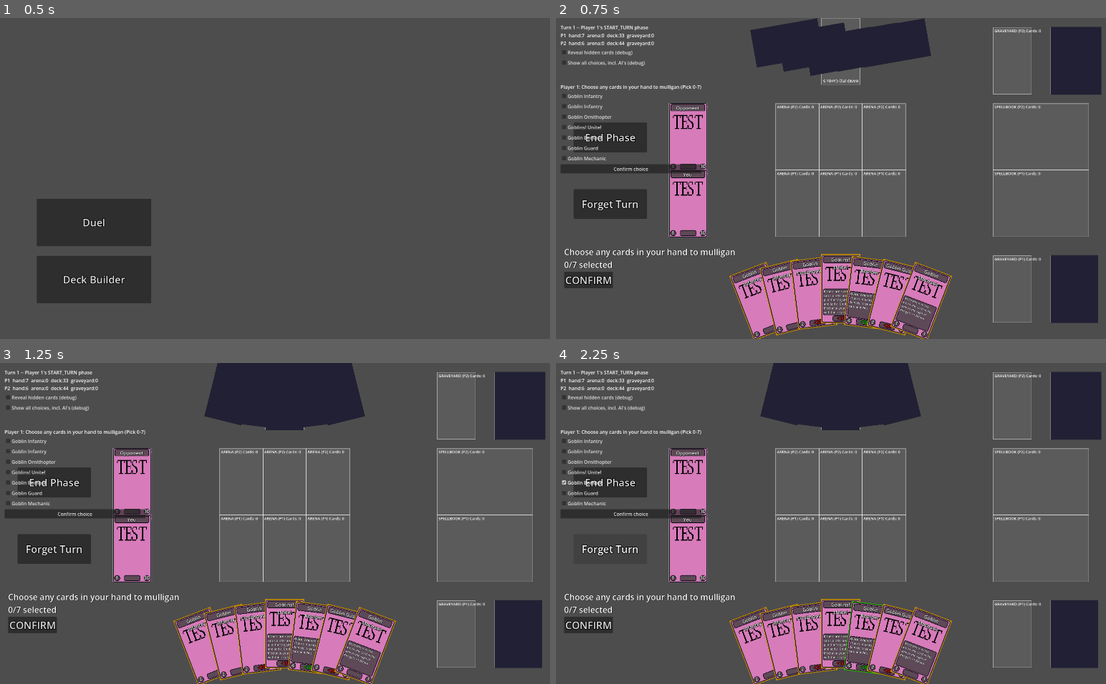
Above: before the commit, frames 1-4 (two rows, left to right).
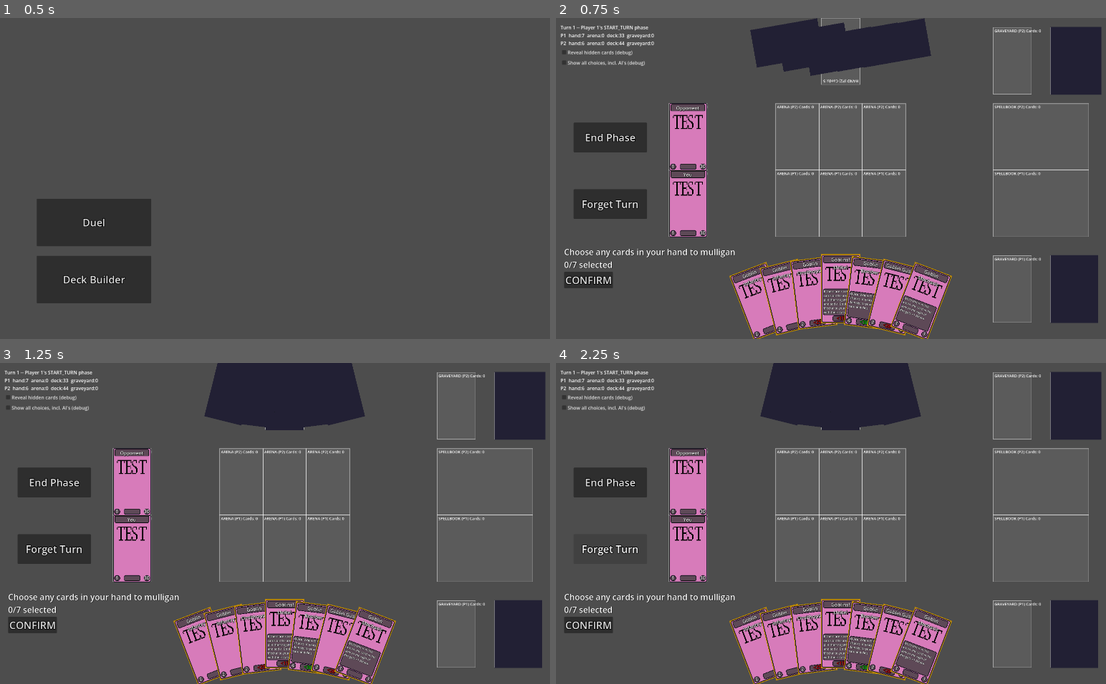
Above: after the commit, the same moments.

Repository: KT0mi/KT0mi_Card_Game_Godot
Game: Godot game, scene res://Scenes/Main.tscn
Same seed, same stepped clock (60 frames per second), same inputs: the game is played once before the commit and once after it.
Inputs:
- Up to frame 1 (0.5 s): no input
- Up to frame 2 (0.75 s): click "Duel" at 0.5 s
- Up to frame 3 (1.25 s): no input
- Up to frame 4 (2.25 s): click "End Phase" at 1.25 s; click "Forget Turn" at 2 s

Frame 1 is identical in both runs. In frame 2, 1.2% of the frame differs, in the area x 0-27%, y 20-49%; in frame 3, 1.2%; in frame 4, 1.3%, in the area x 0-60%, y 20-98%.

Commit message:
Added bandaid fix to requesting player problem;

Diff:
--- a/Scripts/ChoiceSystemScripts/ChoiceManager.gd
+++ b/Scripts/ChoiceSystemScripts/ChoiceManager.gd
@@ -159,3 +159,8 @@
 		_activate_next()
 
 	return true
+
+
+# --- Helpers -----------
+func has_pending_request() -> bool:
+	return _pending != null
--- a/Scripts/SceneScripts/ChoicePresenter.gd
+++ b/Scripts/SceneScripts/ChoicePresenter.gd
@@ -29,6 +29,9 @@
 	_request = request
 	_selected.clear()
 
+	if request.requesting_player != GameState.local_player:
+		return #TODO
+
 	prompt_label.text = request.prompt
 
 	#Branch into specific ChoiceRequest
@@ -46,7 +49,7 @@
 
 	if request != null:
 		if request is CardChoiceRequest:
-			_clear_card_selection()
+			_card_request_cleanup(request)
 
 	_selected.clear()
 	_request = null
@@ -96,9 +99,10 @@
 		if node.selection_pressed.is_connected(_on_card_selection_pressed):
 			node.selection_pressed.disconnect(_on_card_selection_pressed)
 
-	for node in CardViewManager.get_all_card_nodes():
+	for node : Card in CardViewManager.get_all_card_nodes():
 		if node:
 			node.set_interaction_mode(Card.InteractionMode.NORMAL)
+			node._refresh_visuals()
 
 func _set_cards_for_choice(request: CardChoiceRequest) -> void:
 	#Block Normal card interaction by disabling card
--- a/Scripts/SceneScripts/MatchController.gd
+++ b/Scripts/SceneScripts/MatchController.gd
@@ -33,7 +33,7 @@
 # Called when the node enters the scene tree for the first time.
 func _ready() -> void:
 	_build_debug_ui()
-	ChoiceManager.choice_requested.connect(_on_choice_requested)
+	#ChoiceManager.choice_requested.connect(_on_choice_requested)
 	TurnController.phase_changed.connect(func(_phase, _player) -> void: _refresh_ui())
 
 	#Connect UI Elements
@@ -108,10 +108,14 @@
 	vbox.add_child(show_all_choices_checkbox)
 
 func _on_advance_pressed() -> void:
+	if ChoiceManager.has_pending_request():
+		return
 	await TurnController.advance_phase()
 	_refresh_ui()
 
 func _on_forget_pressed() -> void:
+	if ChoiceManager.has_pending_request():
+		return
 	await TurnController.forget_turn()
 	_refresh_ui()
 
@@ -128,79 +132,79 @@
 		GameState.player_two.deck.size(), GameState.player_two.graveyard.size(),
 	]
 
-func _on_choice_requested(req: ChoiceRequest) -> void:
-	if req == null:
-		push_warning("MatchController: _on_choice_requested received a null request -- ignoring")
-		return
-
-	if req.requesting_player != GameState.local_player and \
-	not DebugSettings.show_all_choices_in_debug_ui:
-		return
-
-	if _choice_panel:
-		_choice_panel.queue_free()
-	_choice_checkboxes.clear()
-
-	_choice_panel = VBoxContainer.new()
-	_choice_panel.position = Vector2(20, 220)
-	_canvas.add_child(_choice_panel)
-
-	var label := Label.new()
-	label.text = "Player %s: %s (Pick %d-%d)" % [
-		"1" if req.requesting_player == GameState.player_one else "2",
-		req.prompt,
-		req.min_count,
-		req.max_count]
-	_choice_panel.add_child(label)
-
-	for option in req.options:
-		var cb := CheckBox.new()
-		cb.text = _describe_option(option)
-		cb.toggled.connect(func(pressed: bool): _on_option_toggled(option, pressed))
-		_choice_panel.add_child(cb)
-		_choice_checkboxes[option] = cb
-
-	var confirm := Button.new()
-	confirm.text = "Confirm choice"
-	confirm.pressed.connect(_on_choice_confirmed)
-	_choice_panel.add_child(confirm)
-
-func _on_option_toggled(option, pressed: bool) -> void:
-	if option is CardInstance:
-		var node := CardViewManager.card_node_for(option)
-		if node:
-			node.set_selected(pressed)
-
-func _on_choice_confirmed() -> void:
-	var selected: Array = []
-	for option in _choice_checkboxes:
-		if _choice_checkboxes[option].button_pressed:
-			selected.append(option)
-		if option is CardInstance:
-			var node := CardViewManager.card_node_for(option)
-			if node:
-				node.set_selected(false)
-
-	#Save reference to current choice panel
-	var panel_to_close := _choice_panel
-
-	var submited : bool = ChoiceManager.submit(selected)
-
-	if submited:
-		if panel_to_close:
-			panel_to_close.queue_free()
-
-		#Only clear the shared reference if nothing newer has already
-		#taken its place -- otherwise this would null out the reference
-		#to the new panel that's now legitimately showing.
-		if _choice_panel == panel_to_close:
-			_choice_panel = null
-		_refresh_ui()
-
-func _describe_option(option) -> String:
-	if option is CardInstance:
-		return option.definition.card_name
-	return str(option)
+#func _on_choice_requested(req: ChoiceRequest) -> void:
+	#if req == null:
+		#push_warning("MatchController: _on_choice_requested received a null request -- ignoring")
+		#return
+	#
+	#if req.requesting_player != GameState.local_player and \
+	#not DebugSettings.show_all_choices_in_debug_ui:
+		#return
+	#
+	#if _choice_panel:
+		#_choice_panel.queue_free()
+	#_choice_checkboxes.clear()
+	#
+	#_choice_panel = VBoxContainer.new()
+	#_choice_panel.position = Vector2(20, 220)
+	#_canvas.add_child(_choice_panel)
+	#
+	#var label := Label.new()
+	#label.text = "Player %s: %s (Pick %d-%d)" % [
+		#"1" if req.requesting_player == GameState.player_one else "2",
+		#req.prompt,
+		#req.min_count,
+		#req.max_count]
+	#_choice_panel.add_child(label)
+	#
+	#for option in req.options:
+		#var cb := CheckBox.new()
+		#cb.text = _describe_option(option)
+		#cb.toggled.connect(func(pressed: bool): _on_option_toggled(option, pressed))
+		#_choice_panel.add_child(cb)
+		#_choice_checkboxes[option] = cb
+	#
+	#var confirm := Button.new()
+	#confirm.text = "Confirm choice"
+	#confirm.pressed.connect(_on_choice_confirmed)
+	#_choice_panel.add_child(confirm)
+#
+#func _on_option_toggled(option, pressed: bool) -> void:
+	#if option is CardInstance:
+		#var node := CardViewManager.card_node_for(option)
+		#if node:
+			#node.set_selected(pressed)
+#
+#func _on_choice_confirmed() -> void:
+	#var selected: Array = []
+	#for option in _choice_checkboxes:
+		#if _choice_checkboxes[option].button_pressed:
+			#selected.append(option)
+		#if option is CardInstance:
+			#var node := CardViewManager.card_node_for(option)
+			#if node:
+				#node.set_selected(false)
+	#
+	##Save reference to current choice panel
+	#var panel_to_close := _choice_panel
+	#
+	#var submited : bool = ChoiceManager.submit(selected)
+	#
+	#if submited:
+		#if panel_to_close:
+			#panel_to_close.queue_free()
+		#
+		##Only clear the shared reference if nothing newer has already
+		##taken its place -- otherwise this would null out the reference
+		##to the new panel that's now legitimately showing.
+		#if _choice_panel == panel_to_close:
+			#_choice_panel = null
+		#_refresh_ui()
+#
+#func _describe_option(option) -> String:
+	#if option is CardInstance:
+		#return option.definition.card_name
+	#return str(option)
 
 func _game_end(losing_player : Player) -> void:
 	if losing_player != GameState.local_player:
